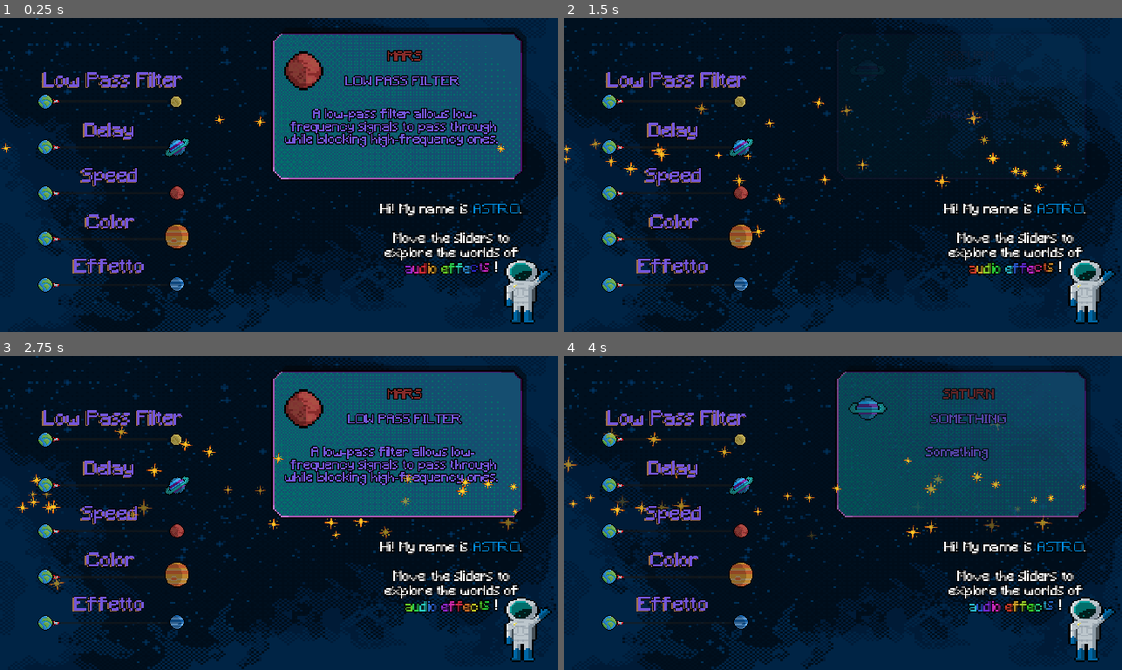
Above: before the commit, frames 1-4 (two rows, left to right).
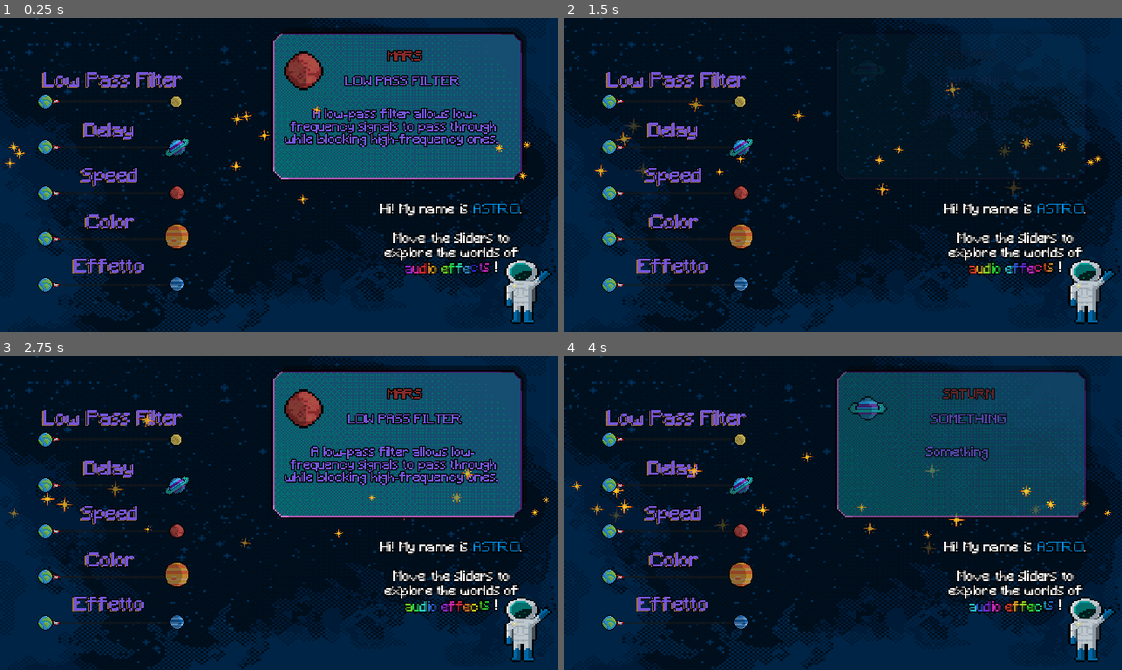
Above: after the commit, the same moments.

Repository: mengo1993/gianluandreeducationalgamejam
Game: Godot game, scene res://game.tscn
The game is run twice, just before and just after one commit, with the same random seed, the same clock (stepped at 60 frames per second) and the same inputs. Sound files missing from this copy of the repository are replaced by a short silence.
Inputs (mouse positions are in pixels of both pictures, inside the frame that each line leads up to):
- Up to frame 1 (0.25 s): no input
- Up to frame 2 (1.5 s): click (675, 77) at 0.5 s; click (675, 131) at 1.25 s
- Up to frame 3 (2.75 s): click (111, 516) at 2 s
- Up to frame 4 (4 s): click (675, 415) at 2.75 s; click (675, 469) at 3.5 s

The runs differ from the first frame. In frame 1, 0.3% of the frame differs, in the area x 0-96%, y 27-60%; in frame 2, 1.0%; in frame 3, 0.9%; in frame 4, 1.2%, in the area x 0-99%, y 20-64%.

Commit message:
particelle

Diff:
--- a/game.gd
+++ b/game.gd
@@ -4,13 +4,13 @@
 @onready var pamplets: Control = $Pamplets
 
 # Your defined constants for particles (remains unchanged)
-const MIN_PARTICLES : int = 8
-const MAX_PARTICLES : int = 100
-const MIN_LIFETIME : float = 2.0
-const MAX_LIFETIME : float = 8.0
-const MIN_SPEED : float = 1.0
-const MAX_START_SPEED : float = 10.0
-const MAX_SPEED : float = 200.0
+const MIN_PARTICLES : int = 5
+const MAX_PARTICLES : int = 50
+const MIN_LIFETIME : float = 0.5
+const MAX_LIFETIME : float = 4.0
+const MIN_SPEED : float = 0.5
+const MAX_START_SPEED : float = 1
+const MAX_SPEED : float = 400.0
 const MAX_RADIAL_SPEED : float = 10.0
 
 # Constants for Hue Variation Range (using -1.0 to 1.0 as the full range)
@@ -90,20 +90,23 @@
 	edit_particles_radial_speed(value)
 	# audio
 
+
+
 ##### PARTICLES
-func edit_particles_speed(value : float) -> void:
-	var clamped_value : float = clamp(value, MIN_SPEED, MAX_SPEED)
+func edit_particles_speed(value: float) -> void:
+	var t : float = clamp(value / 100.0, 0.0, 1.0)
+	var speed : float = lerp(MIN_SPEED, MAX_SPEED, t)
 
 	var particles1 := $ParticlesManager/Particles as GPUParticles2D
 	var particles2 := $ParticlesManager/Particles3 as GPUParticles2D
 
 	if particles1 and particles1.process_material is ParticleProcessMaterial:
 		var material1 := particles1.process_material as ParticleProcessMaterial
-		material1.initial_velocity_max = clamped_value
+		material1.initial_velocity_max = speed
 
 	if particles2 and particles2.process_material is ParticleProcessMaterial:
 		var material2 := particles2.process_material as ParticleProcessMaterial
-		material2.initial_velocity_min = -clamped_value
+		material2.initial_velocity_min = -speed
 		material2.initial_velocity_max = -MIN_SPEED
 
 
@@ -122,12 +125,18 @@
 		material2.radial_velocity_max = radial_speed
 
 func edit_particles_amount(value: float) -> void:
-	$ParticlesManager/Particles.amount = clamp(int(value), MIN_PARTICLES, MAX_PARTICLES)
-	$ParticlesManager/Particles3.amount = clamp(int(value), MIN_PARTICLES, MAX_PARTICLES)
+	var t : float = clamp(value / 100.0, 0.0, 1.0)
+	var amount := int(lerp(MIN_PARTICLES, MAX_PARTICLES, t))
+
+	$ParticlesManager/Particles.amount = amount
+	$ParticlesManager/Particles3.amount = amount
 
 func edit_particles_lifetime(value: float) -> void:
-	$ParticlesManager/Particles.lifetime = clamp(value, MIN_LIFETIME, MAX_LIFETIME)
-	$ParticlesManager/Particles3.lifetime = clamp(value, MIN_LIFETIME, MAX_LIFETIME)
+	var t : float = clamp(value / 100.0, 0.0, 1.0)
+	var lifetime : float = lerp(MIN_LIFETIME, MAX_LIFETIME, t)
+
+	$ParticlesManager/Particles.lifetime = lifetime
+	$ParticlesManager/Particles3.lifetime = lifetime
 
 func edit_particles_hue(value: float) -> void:
 		# Assuming your "color" slider also goes from 0.0 to 100.0
--- a/particles.tscn
+++ b/particles.tscn
@@ -26,10 +26,7 @@
 angle_max = 10.0
 direction = Vector3(50, 0, 0)
 spread = 5.0
-initial_velocity_max = 50.0
 gravity = Vector3(0, -2, 0)
-linear_accel_min = -20.0
-linear_accel_max = 20.0
 scale_max = 2.0
 scale_curve = SubResource("CurveTexture_s4h77")
 scale_over_velocity_max = 20.0
@@ -40,6 +37,5 @@
 [node name="particles" type="GPUParticles2D"]
 texture = SubResource("AtlasTexture_1nvrg")
 lifetime = 2.0
-explosiveness = 0.3
-randomness = 1.0
+randomness = 0.5
 process_material = SubResource("ParticleProcessMaterial_d8etm")
